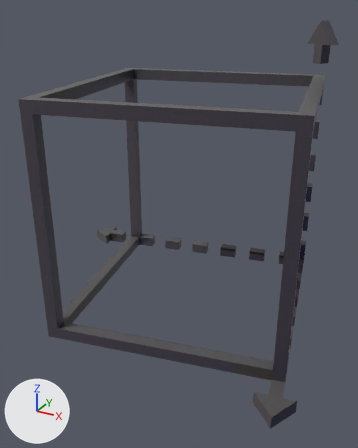
What one commit did to the glTF model src/assets/glb/laboratory/threed_scale.glb.
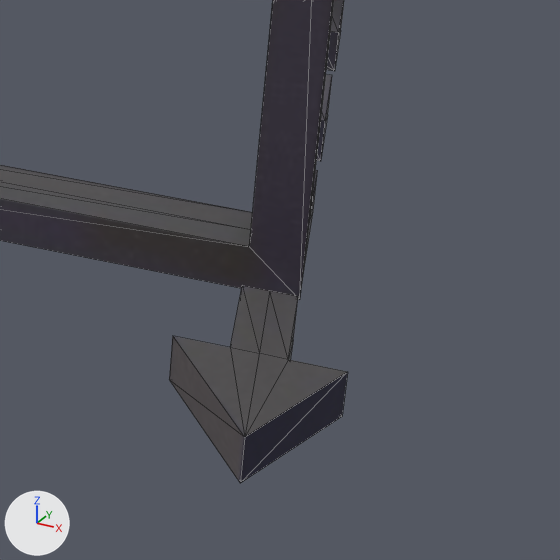
The first picture shows the older version from a camera (50 mm lens) standing at (22.99, 12.89, 12.97) and looking at (21.41, 15.75, 11.54). The close-ups show both versions on the part from 59% to 98% of the width and 69% to 100% of the height of that picture; other places that the commit changed are outside them. The axes (+X, +Y, +Z) are drawn at lower left. The lights are the same throughout. The close-ups show mesh edges as thin lines. Where no turn or scale is listed for an object, it has been applied to the vertices. Vertices at the same position are counted once.

Script lines for the objects in view, before the commit:
```python
mat_threed_scale = principled_material('threed_scale')
mat_threed_scale.texture = img_threed_scale_baking
mat_threed_scale.roughness = 0.4
me_threed_scale = bpy.data.meshes.new('threed_scale')
me_threed_scale.from_pydata(...)  # 299 vertices, 541 faces; spans x -1.93..0.46, y -1.94..0.05, z 0.0..1.98
me_threed_scale.materials.append(mat_threed_scale)  # picture img_threed_scale_baking
ob_threed_scale = bpy.data.objects.new('threed_scale', me_threed_scale)
ob_threed_scale.location = (22.08, 16.82, 10.9)
```
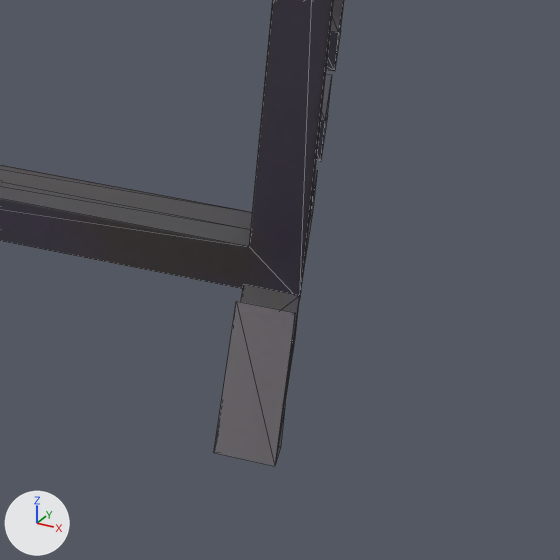
Location of each change, [x1, y1, x2, y2] in pixels of the close-ups (560 x 560 px; the box of a moved part takes in the faces that stretch with it):
'threed_scale', reshaped
    before: [0, 0, 347, 483]
    after: [0, 0, 344, 466]
part 1 of me_threed_scale, moved or reshaped
    before: [169, 286, 347, 483]
    after: [214, 285, 300, 466]

The edits, one by one:
Picture 'threed_scale_BAKING_HIGHLIGHT' (img_threed_scale_baking_highlight) is new.
Material 'threed_scale' (mat_threed_scale) changes its picture from img_threed_scale_baking to img_threed_scale_baking_highlight.
me_threed_scale has 299 vertices, 541 faces and spans x -1.93..0.46, y -1.94..0.05, z 0.0..1.98.
me_threed_scale is used by ob_threed_scale; location (22.08, 16.82, 10.9).
me_threed_scale part 1: the loose piece of 17 vertices spanning x 0.22..0.46, y -1.94..-1.65, z 0.0..0.08 is multiplied about its middle by the matrix ((0.043, -0.203, -0.978), (-0.203, 0.957, -0.208), (0.978, 0.208, 0.0)).
